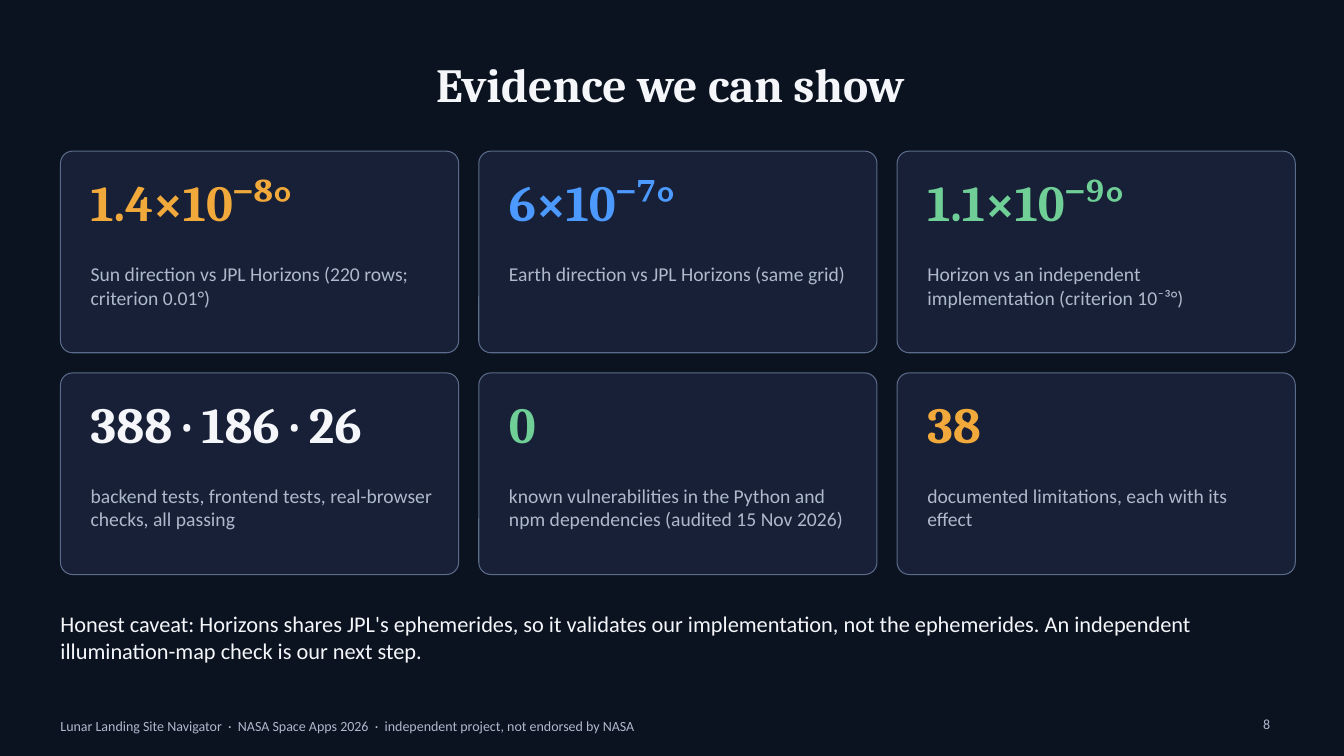
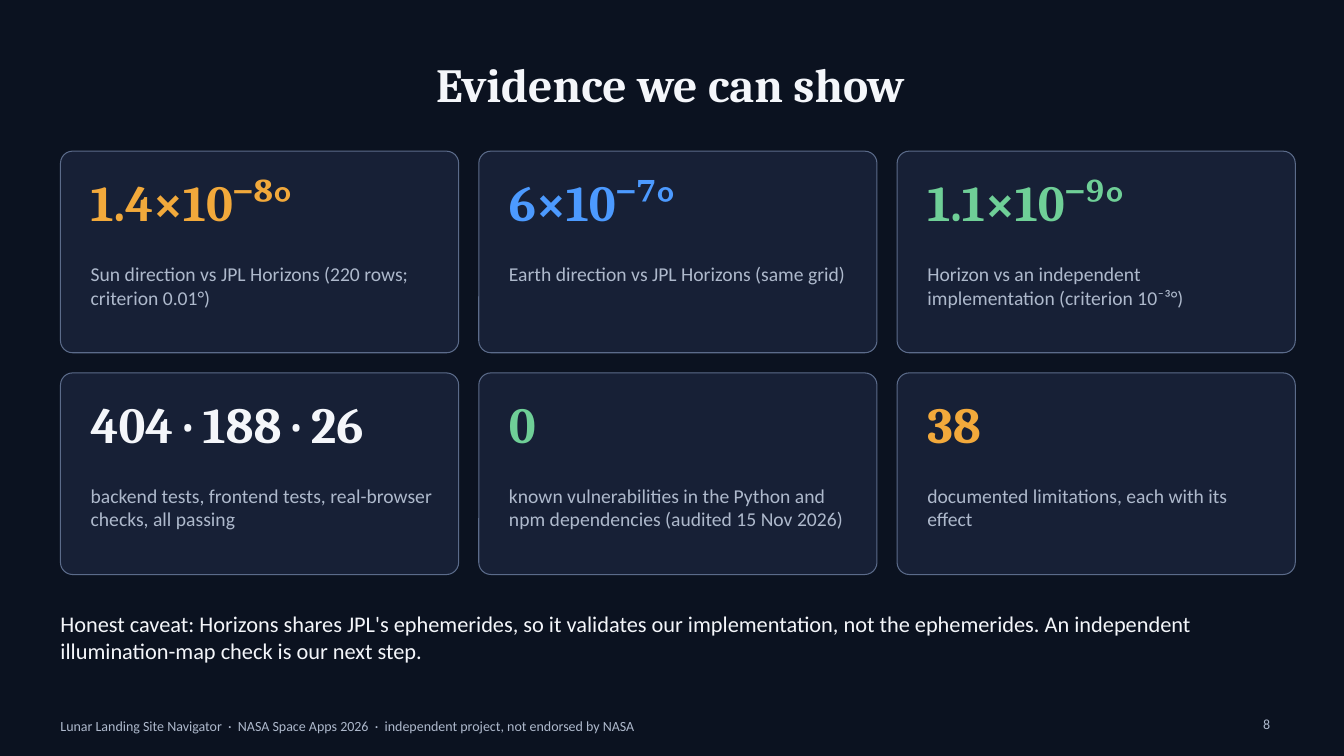
Before and after one commit to Dhinu-2001/NASA-Space-Apps-2026, a slide deck: slide 8 of docs/stage11/presentation/Lunar_Landing_Site_Navigator.pptx. Drawn at 1344x756 pixels with LibreOffice and Linux fonts; fonts in the diff are those of the drawing. Boxes give left, top, right and bottom in pixels: in the first picture for what was removed or moved away, otherwise in the second. Text is boxed around its words. In the diff, an @@ line names an element or a change of style, - is before the commit and + after.

```diff
--- a/docs/stage11/presentation/Lunar_Landing_Site_Navigator.pptx
+++ b/docs/stage11/presentation/Lunar_Landing_Site_Navigator.pptx
@@ text at (91,408,364,444): text changed @@
-388 · 186 · 26
+404 · 188 · 26
```
Also in this commit, not shown: 3 other slides changed, 36 other files.
